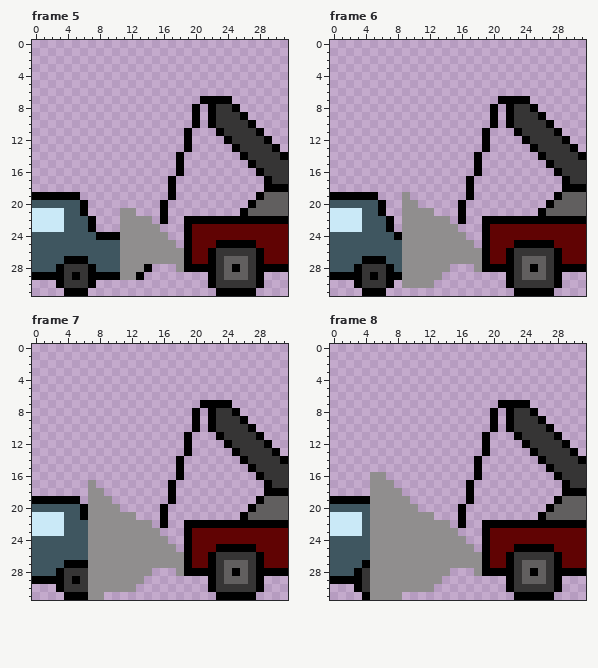
Animated GIF sprite -- img/tow-truck-scene.gif. The picture above was drawn from the file before the commit.
The file is 128x128 pixels, drawn in blocks of 4x4; one block is one cell here. Shown: frame 5, frame 6, frame 7, frame 8. The commit also changed other frames, which this record leaves out.
New version:
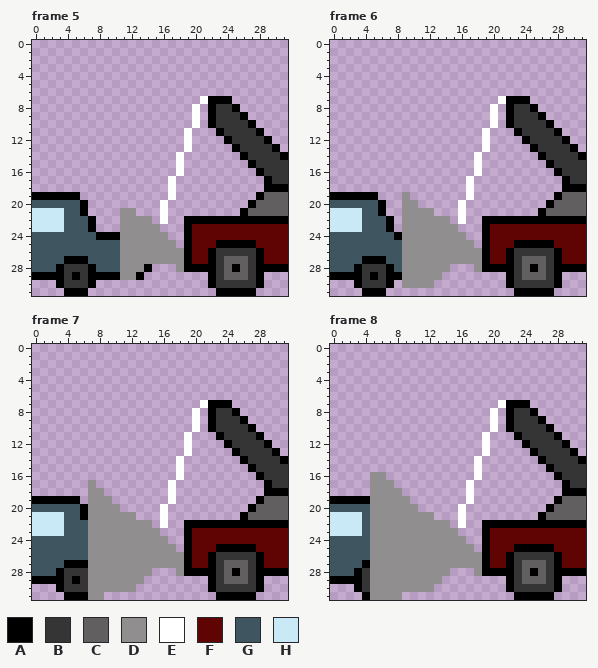
Palette (. is transparent): A #000000  B #363535  C #615f5f  D #908e8e  E #ffffff  F #600303  G #3f5660  H #cae9f7
From old to new:
Frame 5:
Colour E replaces colour A in row 7 at x 21; in rows 8 to 10 at x 20; in rows 11 to 13 at x 19; in rows 14 to 16 at x 18; in rows 17 to 19 at x 17; in rows 20 to 22 at x 16.
Frame 6: the same change as frame 5
Frame 7: the same change as frame 5
Frame 8: the same change as frame 5
Pixel boxes of the changes (left, top, right, bottom) in both pictures:
changed: (160, 96, 208, 224)
changed: (458, 96, 506, 224)
changed: (160, 400, 208, 528)
changed: (458, 400, 506, 528)
